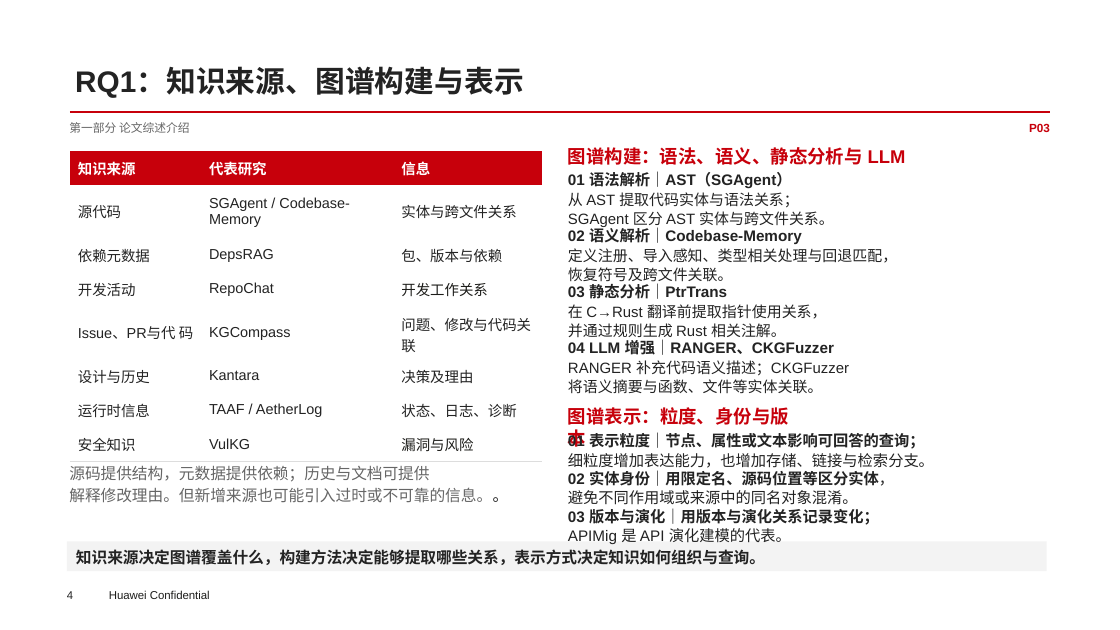
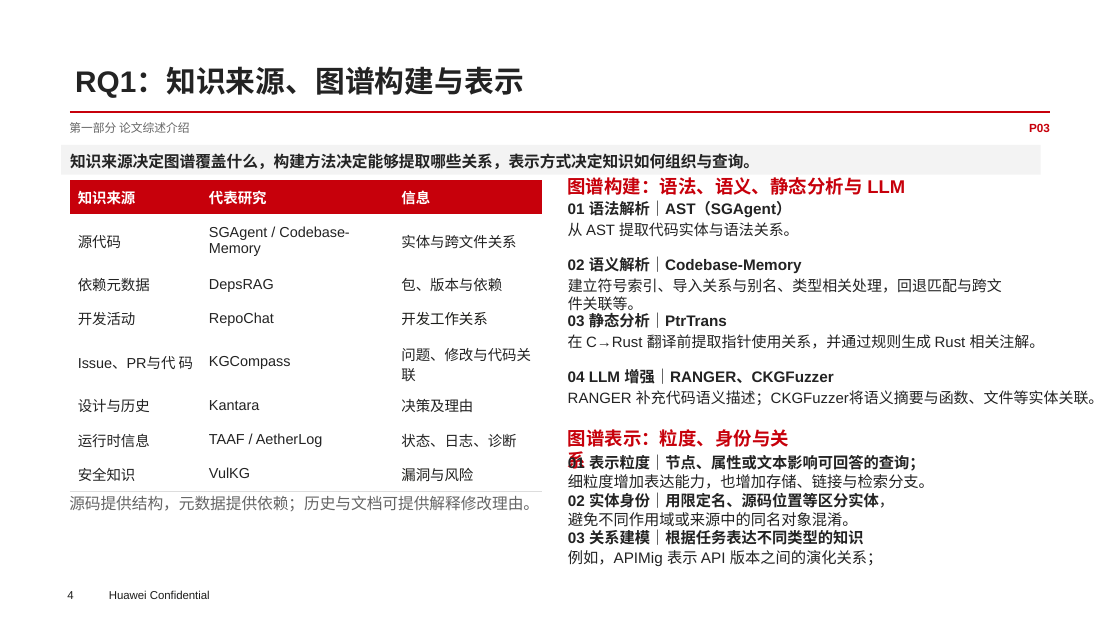
Before and after one commit to ichab/rk8s, a slide deck: slide 4 of 面向Agent软件工程的知识图谱研究综述与技术洞察.pptx. Drawn at 1120x630 pixels with LibreOffice and Linux fonts; fonts in the diff are those of the drawing; background and template pictures are left out. Boxes give left, top, right and bottom in pixels: in the first picture for what was removed or moved away, otherwise in the second. Text is boxed around its words. In the diff, an @@ line names an element or a change of style, - is before the commit and + after.

```diff
--- a/面向Agent软件工程的知识图谱研究综述与技术洞察.pptx
+++ b/面向Agent软件工程的知识图谱研究综述与技术洞察.pptx
@@ rectangle: place and size @@
-rectangle at (67, 542, 1047, 571)
+rectangle at (61, 145, 1041, 175)
@@ text "知识来源决定图谱覆盖什么，构建方法决定能够提取哪些关系，表示方式决定知识如何组织与查询。": place and size @@
-text "知识来源决定图谱覆盖什么，构建方法决定能够提取哪些关系，表示方式决定知识如何组织与查询。" at (76, 549, 765, 565)
+text "知识来源决定图谱覆盖什么，构建方法决定能够提取哪些关系，表示方式决定知识如何组织与查询。" at (70, 153, 759, 169)
@@ text at (568, 222, 799, 236): text changed @@
-从 AST 提取代码实体与语法关系；
-SGAgent 区分 AST 实体与跨文件关系。
+从 AST 提取代码实体与语法关系。
@@ text at (568, 278, 1002, 314): text changed @@
-定义注册、导入感知、类型相关处理与回退匹配，
-恢复符号及跨文件关联。
+建立符号索引、导入关系与别名、类型相关处理，回退匹配与跨文件关联等。
@@ text at (568, 334, 1045, 349): spaces changed @@
-在 C→Rust 翻译前提取指针使用关系，
-并通过规则生成 Rust 相关注解。
+在 C→Rust 翻译前提取指针使用关系，并通过规则生成 Rust 相关注解。
@@ 5 texts, 1 table: place and size @@
-5 texts, 1 table at (70, 147, 906, 461)
+5 texts, 1 table at (70, 177, 905, 491)
@@ text at (568, 390, 1103, 405): spaces changed @@
-RANGER 补充代码语义描述；CKGFuzzer
-将语义摘要与函数、文件等实体关联。
+RANGER 补充代码语义描述；CKGFuzzer将语义摘要与函数、文件等实体关联。
@@ text at (568, 429, 789, 447): text changed @@
-图谱表示：粒度、身份与版本
+图谱表示：粒度、身份与关系
@@ text "01 表示粒度｜节点、属性或文本影响可回答的查询； 细粒度增加表达能力，也增加存储、链接与检索分支。": place and size @@
-text "01 表示粒度｜节点、属性或文本影响可回答的查询； 细粒度增加表达能力，也增加存储、链接与检索分支。" at (568, 432, 934, 468)
+text "01 表示粒度｜节点、属性或文本影响可回答的查询； 细粒度增加表达能力，也增加存储、链接与检索分支。" at (568, 454, 934, 489)
@@ text at (69, 496, 539, 511): text changed @@
-源码提供结构，元数据提供依赖；历史与文档可提供
-解释修改理由。但新增来源也可能引入过时或不可靠的信息。。
+源码提供结构，元数据提供依赖；历史与文档可提供解释修改理由。
@@ text "02 实体身份｜用限定名、源码位置等区分实体， 避免不同作用域或来源中的同名对象混淆。": place and size @@
-text "02 实体身份｜用限定名、源码位置等区分实体， 避免不同作用域或来源中的同名对象混淆。" at (568, 470, 894, 505)
+text "02 实体身份｜用限定名、源码位置等区分实体， 避免不同作用域或来源中的同名对象混淆。" at (568, 492, 894, 530)
@@ text at (568, 529, 883, 566): text changed; bold off @@
-03 版本与演化｜用版本与演化关系记录变化；
-APIMig 是 API 演化建模的代表。
+03 关系建模｜根据任务表达不同类型的知识
+例如，APIMig 表示 API 版本之间的演化关系；
```
Also in this commit, not shown: 15 other slides changed.
